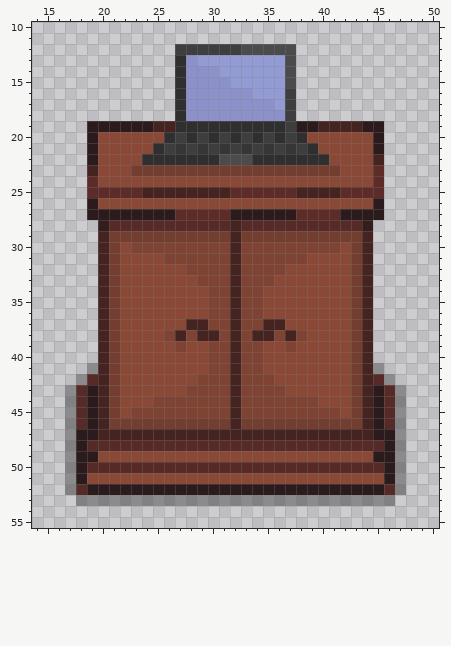
A pixel-art sprite gets an edit: Smaug4/Assets/_Game/Arts/Sprites/HackingPlace/bill_computador.png. Above is the file before it was changed.
The file is 64x64 pixels. Colours within 5 levels of each other are drawn and written as one. Shown: x 14..50, y 10..55.
After:
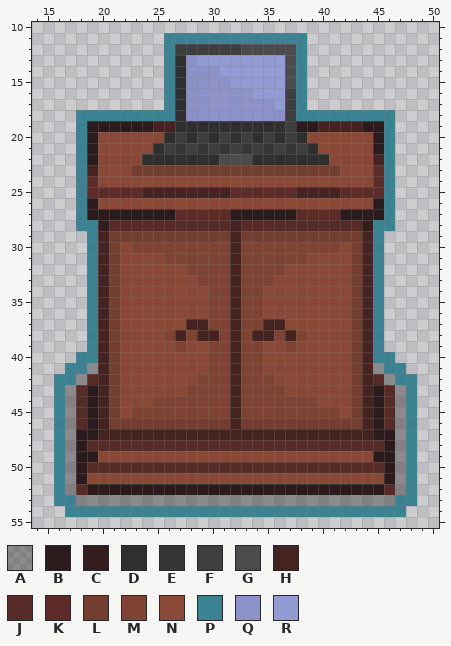
Palette (. is transparent): A #1212125a  B #2c1b1d  C #331e1d  D #2f2f2f  E #363636  F #3e3e3e  G #4b4b4b  H #442321  J #562a26  K #5d2c28  L #733e2f  M #7f4333  N #8a4836  P #3b8293  Q #8d91c9  R #929bd3
Diff:
{"y":11,"x":26,"old":".............","new":"PPPPPPPPPPPPP"}
{"y":12,"x":26,"old":".","new":"P"}
{"y":12,"x":38,"old":".","new":"P"}
{"y":13,"x":26,"old":".","new":"P"}
{"y":13,"x":38,"old":".","new":"P"}
{"y":14,"x":26,"old":".","new":"P"}
{"y":14,"x":38,"old":".","new":"P"}
{"y":15,"x":26,"old":".","new":"P"}
{"y":15,"x":38,"old":".","new":"P"}
{"y":16,"x":26,"old":".","new":"P"}
{"y":16,"x":38,"old":".","new":"P"}
{"y":17,"x":26,"old":".","new":"P"}
{"y":17,"x":38,"old":".","new":"P"}
{"y":18,"x":18,"old":".........","new":"PPPPPPPPP"}
{"y":18,"x":38,"old":".........","new":"PPPPPPPPP"}
{"y":19,"x":18,"old":".","new":"P"}
{"y":19,"x":46,"old":".","new":"P"}
{"y":20,"x":18,"old":".","new":"P"}
{"y":20,"x":46,"old":".","new":"P"}
{"y":21,"x":18,"old":".","new":"P"}
{"y":21,"x":46,"old":".","new":"P"}
{"y":22,"x":18,"old":".","new":"P"}
{"y":22,"x":46,"old":".","new":"P"}
{"y":23,"x":18,"old":".","new":"P"}
{"y":23,"x":46,"old":".","new":"P"}
{"y":24,"x":18,"old":".","new":"P"}
{"y":24,"x":46,"old":".","new":"P"}
{"y":25,"x":18,"old":".","new":"P"}
{"y":25,"x":46,"old":".","new":"P"}
{"y":26,"x":18,"old":".","new":"P"}
{"y":26,"x":46,"old":".","new":"P"}
{"y":27,"x":18,"old":".","new":"P"}
{"y":27,"x":46,"old":".","new":"P"}
{"y":28,"x":18,"old":"..","new":"PP"}
{"y":28,"x":45,"old":"..","new":"PP"}
{"y":29,"x":19,"old":".","new":"P"}
{"y":29,"x":45,"old":".","new":"P"}
{"y":30,"x":19,"old":".","new":"P"}
{"y":30,"x":45,"old":".","new":"P"}
{"y":31,"x":19,"old":".","new":"P"}
{"y":31,"x":45,"old":".","new":"P"}
{"y":32,"x":19,"old":".","new":"P"}
{"y":32,"x":45,"old":".","new":"P"}
{"y":33,"x":19,"old":".","new":"P"}
{"y":33,"x":45,"old":".","new":"P"}
{"y":34,"x":19,"old":".","new":"P"}
{"y":34,"x":45,"old":".","new":"P"}
{"y":35,"x":19,"old":".","new":"P"}
{"y":35,"x":45,"old":".","new":"P"}
{"y":36,"x":19,"old":".","new":"P"}
{"y":36,"x":45,"old":".","new":"P"}
{"y":37,"x":19,"old":".","new":"P"}
{"y":37,"x":45,"old":".","new":"P"}
{"y":38,"x":19,"old":".","new":"P"}
{"y":38,"x":45,"old":".","new":"P"}
{"y":39,"x":19,"old":".","new":"P"}
{"y":39,"x":45,"old":".","new":"P"}
{"y":40,"x":18,"old":"..","new":"PP"}
{"y":40,"x":45,"old":"..","new":"PP"}
{"y":41,"x":17,"old":"..","new":"PP"}
{"y":41,"x":46,"old":"..","new":"PP"}
{"y":42,"x":16,"old":"..","new":"PP"}
{"y":42,"x":47,"old":"..","new":"PP"}
{"y":43,"x":16,"old":".","new":"P"}
{"y":43,"x":48,"old":".","new":"P"}
{"y":44,"x":16,"old":".","new":"P"}
{"y":44,"x":48,"old":".","new":"P"}
{"y":45,"x":16,"old":".","new":"P"}
{"y":45,"x":48,"old":".","new":"P"}
{"y":46,"x":16,"old":".","new":"P"}
{"y":46,"x":48,"old":".","new":"P"}
{"y":47,"x":16,"old":".","new":"P"}
{"y":47,"x":48,"old":".","new":"P"}
{"y":48,"x":16,"old":".","new":"P"}
{"y":48,"x":48,"old":".","new":"P"}
{"y":49,"x":16,"old":".","new":"P"}
{"y":49,"x":48,"old":".","new":"P"}
{"y":50,"x":16,"old":".","new":"P"}
{"y":50,"x":48,"old":".","new":"P"}
{"y":51,"x":16,"old":".","new":"P"}
{"y":51,"x":48,"old":".","new":"P"}
{"y":52,"x":16,"old":".","new":"P"}
{"y":52,"x":48,"old":".","new":"P"}
{"y":53,"x":16,"old":"..","new":"PP"}
{"y":53,"x":47,"old":"..","new":"PP"}
{"y":54,"x":17,"old":"...............................","new":"PPPPPPPPPPPPPPPPPPPPPPPPPPPPPPP"}
